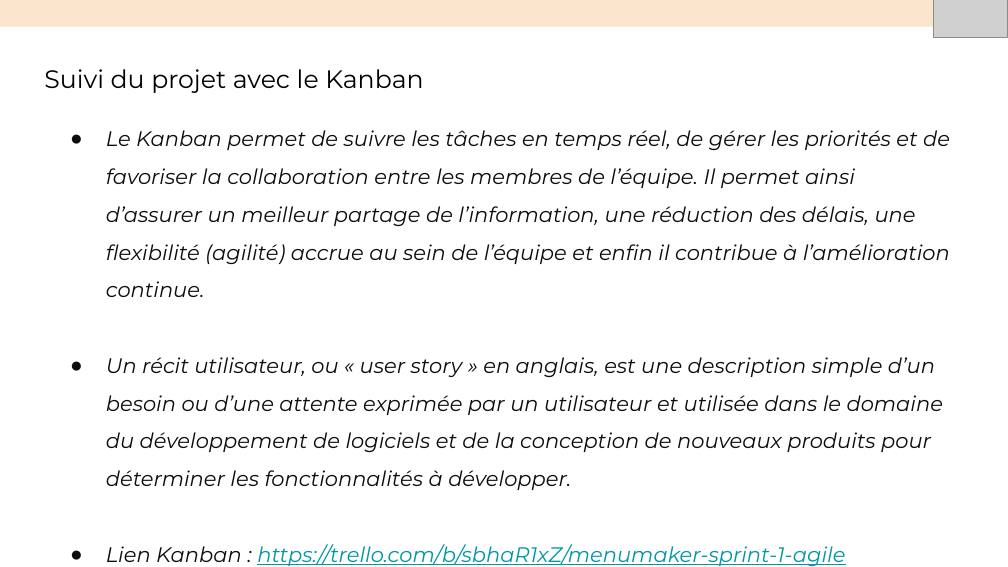
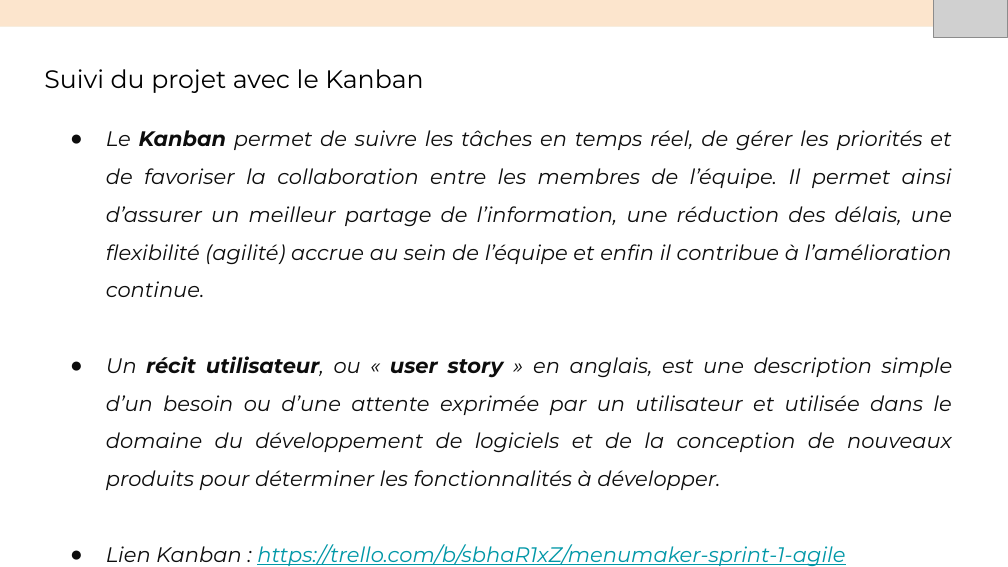
Before and after one commit to sunny-biard/MenuMaker, a slide deck: slide 10 of BIARD_Sunny_4_presentation_052024.pptx. Drawn at 1008x567 pixels with LibreOffice and Linux fonts; fonts in the diff are those of the drawing; grey boxes stand for pictures. Boxes give left, top, right and bottom in pixels: in the first picture for what was removed or moved away, otherwise in the second. Text is boxed around its words. In the diff, an @@ line names an element or a change of style, - is before the commit and + after.

```diff
--- a/BIARD_Sunny_4_presentation_052024.pptx
+++ b/BIARD_Sunny_4_presentation_052024.pptx
@@ text "Le Kanban permet de suivre ..." at [106, 130, 953, 566]: bold on in "Kanban", "récit utilisateur, user story"; alignment left to justified @@
```
Also in this commit, not shown: 7 other slides changed, 3 slides added, 5 other files.
